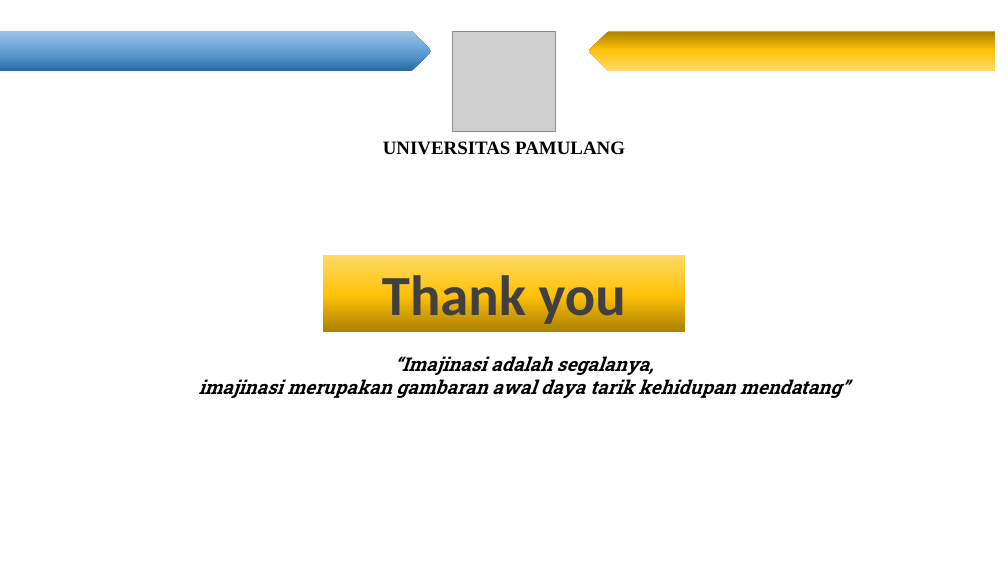
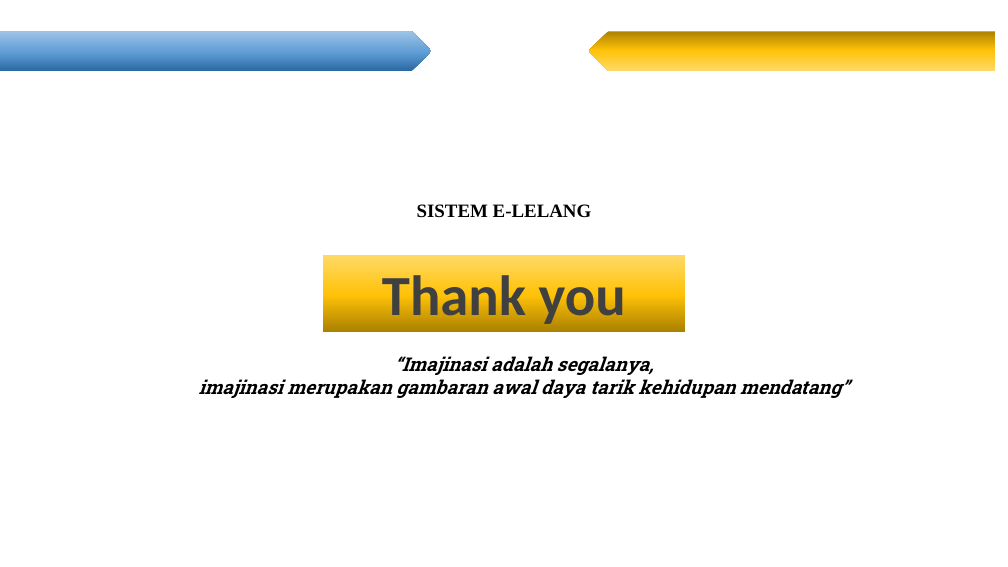
Before and after one commit to nopri888-anto/tender-app, a slide deck: slide 9 of Modul.pptx (slide 14 before the commit). Drawn at 1008x567 pixels with LibreOffice and Linux fonts; fonts in the diff are those of the drawing; grey boxes stand for pictures. Boxes give left, top, right and bottom in pixels: in the first picture for what was removed or moved away, otherwise in the second. Text is boxed around its words. In the diff, an @@ line names an element or a change of style, - is before the commit and + after.

```diff
--- a/Modul.pptx
+++ b/Modul.pptx
@@ picture removed at (452, 32, 556, 132) @@
@@ text at (417, 204, 592, 218): text changed @@
-UNIVERSITAS PAMULANG
+SISTEM E-LELANG
```
Also in this commit, not shown: 2 other slides changed, 2 slides added, 7 slides removed, 10 other files.
